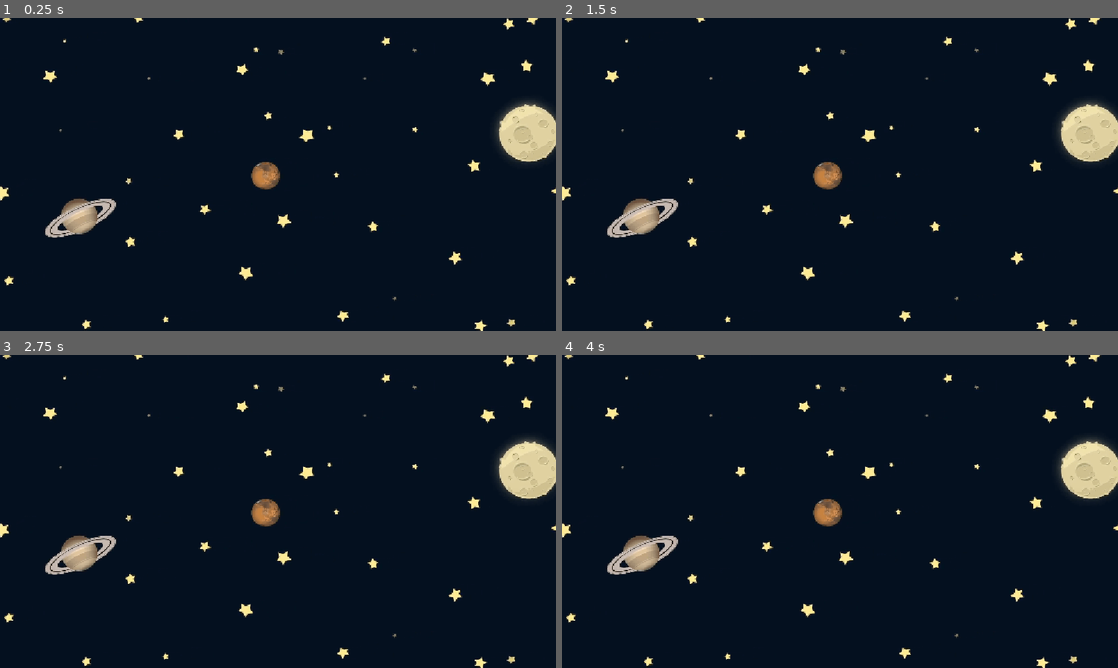
Above: before the commit, frames 1-4 (two rows, left to right).
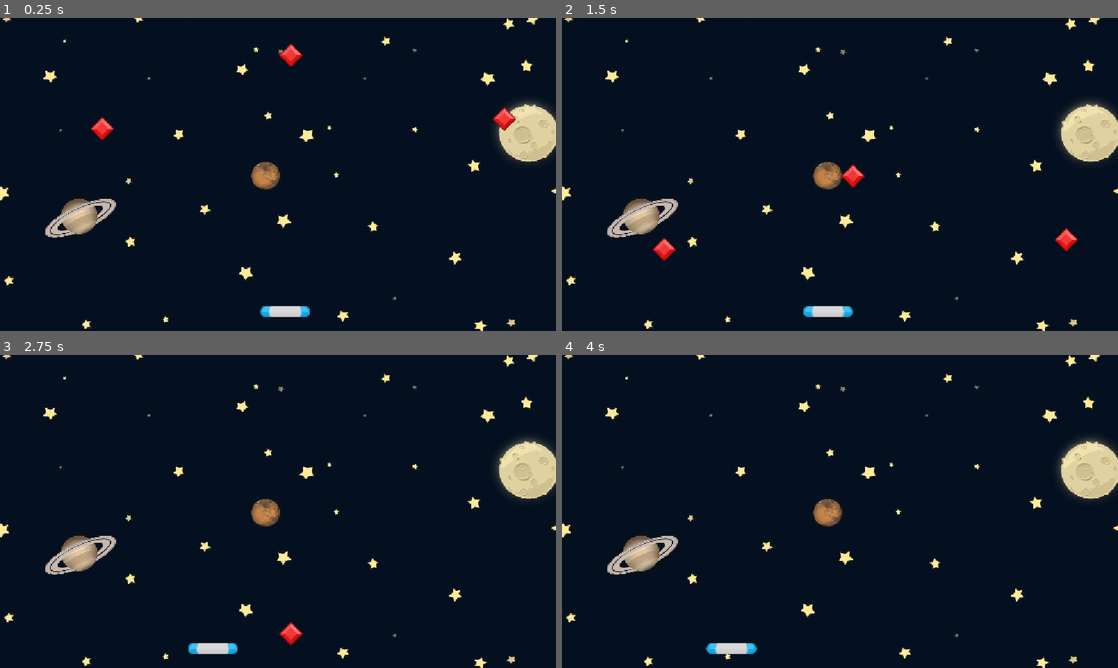
Above: after the commit, the same moments.

Repository: farzah14/gem_catcher
Game: Godot game, scene res://Scenes/ui/UI.tscn
The game is run twice, just before and just after one commit, with the same random seed, the same clock (stepped at 60 frames per second) and the same inputs. Before the commit the project starts from res://Scenes/UI/UI.tscn.
Inputs:
- Up to frame 1 (0.25 s): no input
- Up to frame 2 (1.5 s): hold Left (move_left, bound only after the commit) from 1.28 s (still down)
- Up to frame 3 (2.75 s): release Left (move_left, bound only after the commit) at 2.03 s
- Up to frame 4 (4 s): tap Enter at 3.5 s; hold Left (move_left, bound only after the commit) from 3.53 s (still down)

The runs differ from the first frame. In frame 1, 0.8% of the frame differs, in the area x 16-93%, y 8-96%; in frame 2, 0.8%, in the area x 16-93%, y 46-96%; in frame 3, 0.5%; in frame 4, 0.3%.

Commit message:
Update Paddle and Gem: can Movement

Diff:
--- /dev/null
+++ b/Scenes/Paddle/paddle.gd
@@ -0,0 +1,25 @@
+extends Area2D
+
+#Speed for movement Paddle
+@export var SPEED: float = 200.0
+
+# Called when the node enters the scene tree for the first time.
+func _ready() -> void:
+	pass # Replace with function body.
+
+# Called every frame. 'delta' is the elapsed time since the previous frame.
+func _process(delta: float) -> void:
+	#if Input.is_action_pressed("move_right"):
+		#position.x += SPEED * delta
+	#if Input.is_action_pressed("move_left"):
+		#position.x -= SPEED * delta
+
+	#Movement_paddle using get_axis(-1, 1)
+	var movement_paddle: float = Input.get_axis("move_left", "move_right")
+	position.x +=  SPEED * delta * movement_paddle
+
+	#Provides constraints paddle on x axis
+	position.x = clamp(position.x,
+		get_viewport_rect().position.x,
+		get_viewport_rect().end.x
+	)
--- /dev/null
+++ b/Scenes/Paddle/paddle.tscn
@@ -0,0 +1,20 @@
+[gd_scene load_steps=4 format=3 uid="uid://8wju6t42ld6x"]
+
+[ext_resource type="Script" uid="uid://cv3l30lxc7w62" path="res://Scenes/Paddle/paddle.gd" id="1_iwrur"]
+[ext_resource type="Texture2D" uid="uid://cyh06h8go83m7" path="res://assets/paddleBlu.png" id="1_lp5es"]
+
+[sub_resource type="CapsuleShape2D" id="CapsuleShape2D_gsum3"]
+height = 85.35
+
+[node name="Paddle" type="Area2D"]
+script = ExtResource("1_iwrur")
+
+[node name="Sprite2D" type="Sprite2D" parent="."]
+texture = ExtResource("1_lp5es")
+
+[node name="CollisionShape2D" type="CollisionShape2D" parent="."]
+position = Vector2(1, 0)
+rotation = 1.5707964
+scale = Vector2(1.225, 1.225)
+shape = SubResource("CapsuleShape2D_gsum3")
+debug_color = Color(0.89053833, 0.0002525902, 0.79445344, 0.41960785)
--- a/Scenes/UI/UI.tscn
+++ /dev/null
@@ -1,10 +0,0 @@
-[gd_scene load_steps=2 format=3 uid="uid://cmjdb16s7gx0a"]
-
-[ext_resource type="Texture2D" uid="uid://dobl4xku0votn" path="res://assets/GameBg.png" id="1_s86y4"]
-
-[node name="Ui" type="Node2D"]
-
-[node name="GameBg" type="Sprite2D" parent="."]
-position = Vector2(588, 332)
-scale = Vector2(0.70746297, 0.677938)
-texture = ExtResource("1_s86y4")
--- /dev/null
+++ b/Scenes/gem/gem.gd
@@ -0,0 +1,21 @@
+extends Area2D
+
+# Called when the node enters the scene tree for the first time.
+func _ready() -> void:
+	pass # Replace with function body.
+
+#Speed for movement Gem
+@export var SPEED: float = 100.0
+
+# Called every frame. 'delta' is the elapsed time since the previous frame.
+func _process(delta: float) -> void:
+	#First position of Gem
+	var first_position: float = 26.0
+
+	#Movement paddle y(top to bottom) axis
+	position.y += 200.0 * delta
+
+#	#Condition if gem touches the bottom of the 2d canvas
+	if position.y > get_viewport_rect().end.y:
+		set_process(false)
+		queue_free()
--- /dev/null
+++ b/Scenes/gem/gem.tscn
@@ -0,0 +1,19 @@
+[gd_scene load_steps=4 format=3 uid="uid://b1l4wv21xm2gg"]
+
+[ext_resource type="Script" uid="uid://baqo40qmmq6m2" path="res://Scenes/gem/gem.gd" id="1_f2soh"]
+[ext_resource type="Texture2D" uid="uid://ioyt1mgs3sj3" path="res://assets/element_red_diamond.png" id="1_sickd"]
+
+[sub_resource type="RectangleShape2D" id="RectangleShape2D_f2soh"]
+size = Vector2(19.780128, 18.232376)
+
+[node name="gem" type="Area2D"]
+script = ExtResource("1_f2soh")
+
+[node name="Sprite2D" type="Sprite2D" parent="."]
+texture = ExtResource("1_sickd")
+
+[node name="CollisionShape2D" type="CollisionShape2D" parent="."]
+position = Vector2(0.39513946, -0.10765584)
+rotation = -2.3430421
+scale = Vector2(1.8064018, 1.9772536)
+shape = SubResource("RectangleShape2D_f2soh")
--- /dev/null
+++ b/Scenes/ui/UI.tscn
@@ -0,0 +1,24 @@
+[gd_scene load_steps=4 format=3 uid="uid://cmjdb16s7gx0a"]
+
+[ext_resource type="Texture2D" uid="uid://dobl4xku0votn" path="res://assets/GameBg.png" id="1_u70sc"]
+[ext_resource type="PackedScene" uid="uid://8wju6t42ld6x" path="res://Scenes/Paddle/paddle.tscn" id="2_lynu0"]
+[ext_resource type="PackedScene" uid="uid://b1l4wv21xm2gg" path="res://Scenes/gem/gem.tscn" id="3_ljcop"]
+
+[node name="Ui" type="Node2D"]
+
+[node name="GameBg" type="Sprite2D" parent="."]
+position = Vector2(588, 332)
+scale = Vector2(0.70746297, 0.677938)
+texture = ExtResource("1_u70sc")
+
+[node name="Paddle" parent="." instance=ExtResource("2_lynu0")]
+position = Vector2(591, 608)
+
+[node name="gem" parent="." instance=ExtResource("3_ljcop")]
+position = Vector2(1045, 159)
+
+[node name="gem2" parent="." instance=ExtResource("3_ljcop")]
+position = Vector2(212, 179)
+
+[node name="gem3" parent="." instance=ExtResource("3_ljcop")]
+position = Vector2(603, 27)
--- a/project.godot
+++ b/project.godot
@@ -20,6 +20,28 @@
 window/stretch/mode="canvas_items"
 window/handheld/orientation=1
 
+[input]
+
+move_left={
+"deadzone": 0.2,
+"events": [Object(InputEventKey,"resource_local_to_scene":false,"resource_name":"","device":0,"window_id":0,"alt_pressed":false,"shift_pressed":false,"ctrl_pressed":false,"meta_pressed":false,"pressed":false,"keycode":0,"physical_keycode":4194319,"key_label":0,"unicode":0,"location":0,"echo":false,"script":null)
+]
+}
+move_up={
+"deadzone": 0.2,
+"events": [Object(InputEventKey,"resource_local_to_scene":false,"resource_name":"","device":0,"window_id":0,"alt_pressed":false,"shift_pressed":false,"ctrl_pressed":false,"meta_pressed":false,"pressed":false,"keycode":0,"physical_keycode":4194320,"key_label":0,"unicode":0,"location":0,"echo":false,"script":null)
+]
+}
+move_down={
+"deadzone": 0.2,
+"events": [Object(InputEventKey,"resource_local_to_scene":false,"resource_name":"","device":0,"window_id":0,"alt_pressed":false,"shift_pressed":false,"ctrl_pressed":false,"meta_pressed":false,"pressed":false,"keycode":0,"physical_keycode":4194322,"key_label":0,"unicode":0,"location":0,"echo":false,"script":null)
+]
+}
+move_right={
+"deadzone": 0.2,
+"events": []
+}
+
 [rendering]
 
 renderer/rendering_method="gl_compatibility"
Not shown, added: Scenes/Paddle/paddle.gd.uid
Not shown, added: Scenes/gem/gem.gd.uid
Not shown, added: export_presets.cfg
